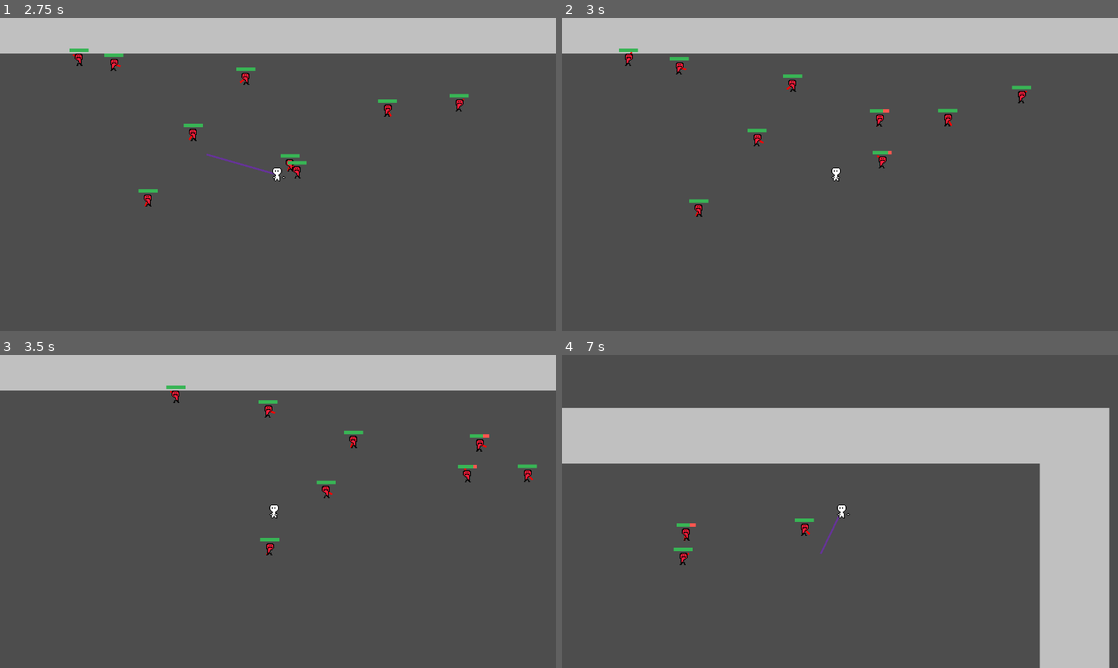
Above: before the commit, frames 1-4 (two rows, left to right).
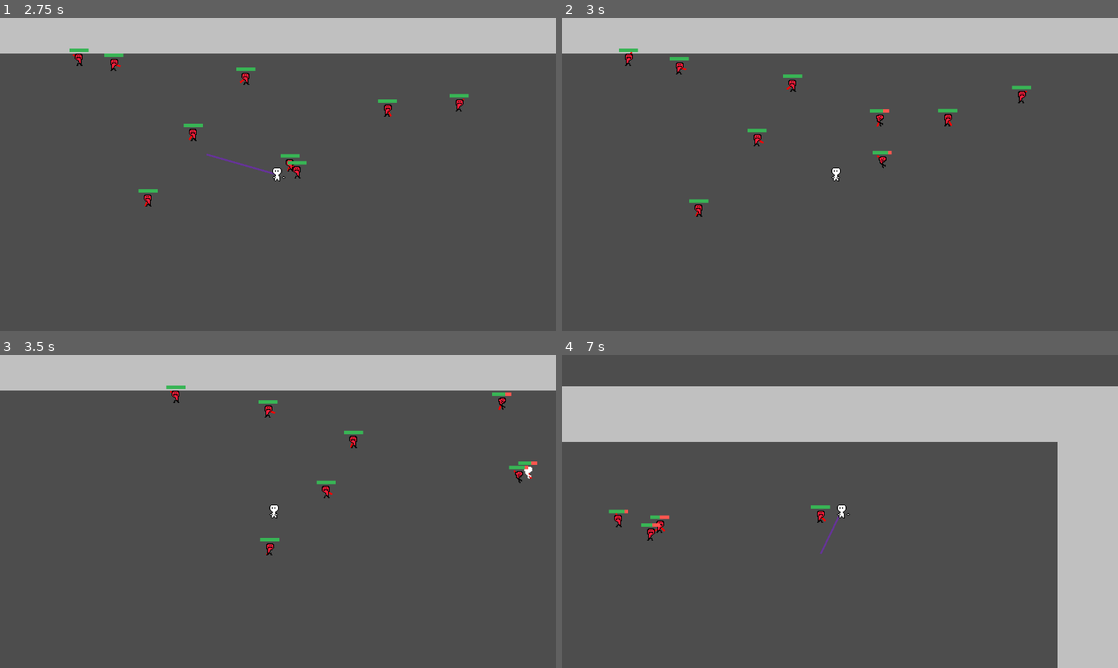
Above: after the commit, the same moments.

Repository: jelmersnippe/punching-game
Game: Godot game, scene res://main.tscn
Same seed, same stepped clock (60 frames per second), same inputs: the game is played once before the commit and once after it.
Inputs (mouse positions are in pixels of both pictures, inside the frame that each line leads up to):
- Up to frame 1 (2.75 s): tap Enter at 0.5 s; move the mouse to (250, 237) at 0.52 s; press the mouse at (250, 237) at 0.53 s; hold W (move_up) 0.53-2.03 s; move the mouse to (444, 221) at 1.27 s; release the mouse at (444, 221) at 1.28 s; click (444, 221) at 1.35 s; move the mouse to (111, 127) at 2.02 s; press the mouse at (111, 127) at 2.03 s; hold A (move_left) from 2.03 s (still down)
- Up to frame 2 (3 s): keep holding A (move_left); move the mouse to (867, 174) at 2.77 s; release the mouse at (867, 174) at 2.78 s; click (867, 174) at 2.85 s
- Up to frame 3 (3.5 s): keep holding A (move_left)
- Up to frame 4 (7 s): move the mouse to (756, 433) at 3.52 s; release A (move_left) at 3.53 s; press the mouse at (756, 433) at 3.53 s; hold S (move_down) 3.53-4.28 s; move the mouse to (962, 495) at 4.27 s; release the mouse at (962, 495) at 4.28 s; hold D (move_right) 4.28-5.03 s; click (962, 495) at 4.35 s; move the mouse to (728, 527) at 5.02 s; press the mouse at (728, 527) at 5.03 s; hold W (move_up) 5.03-5.78 s; move the mouse to (895, 442) at 5.77 s; release the mouse at (895, 442) at 5.78 s; hold D (move_right) from 5.78 s (still down); click (895, 442) at 5.85 s; move the mouse to (812, 574) at 6.52 s; press the mouse at (812, 574) at 6.53 s

Frame 1 is identical in both runs. In frame 2, less than 0.1% of the frame differs, in the area x 56-59%, y 30-48%; in frame 3, 0.4%; in frame 4, 17%, in the area x 0-100%, y 10-100%.

Commit message:
Add hitflash and hurt sprite for enemies

Diff:
--- a/enemy.gd
+++ b/enemy.gd
@@ -28,6 +28,8 @@
 
 var target: Node2D = null
 
+@onready var shader_material = $Sprite.material as ShaderMaterial
+
 func _ready():
 	current_state = State.WANDERING
 	wander_target = position
@@ -39,9 +41,9 @@
 
 func _process(delta):
 	if velocity.x > 0:
-		$Sprite2D.flip_h = false
+		$Sprite.flip_h = false
 	elif velocity.x < 0:
-		$Sprite2D.flip_h = true
+		$Sprite.flip_h = true
 
 	match current_state:
 		State.KNOCKED:
@@ -57,6 +59,9 @@
 	draw_line(Vector2(0, 0), $RayCast2D.target_position, Color.RED, 2)
 
 func _knocked_behavior(delta):
+	if current_state != State.KNOCKED:
+		return
+
 	$RayCast2D.target_position = velocity * delta * 2
 
 	if $RayCast2D.is_colliding():
@@ -67,17 +72,20 @@
 	velocity -= velocity.normalized() * knockback_recovery_speed
 
 	if velocity.distance_to(Vector2.ZERO) < 2:
+		_reset_sprite()
 		wander_target = position
 		current_state = State.WANDERING
 
 var wander_target: Vector2
 func _wander_behavior(delta):
+	if current_state != State.WANDERING:
+		return
+
 	if target != null:
 		current_state = State.FOLLOWING
 		return
 
 	if position.distance_to(wander_target) < 2:
-		print(get_name() + " picking new wander target because reached destination")
 		wander_target = position + Vector2(randf_range(-wander_range.x, wander_range.x), randf_range(-wander_range.y, wander_range.y))
 
 	var direction = (wander_target - position).normalized()
@@ -87,11 +95,13 @@
 	$RayCast2D.target_position = velocity * delta * 10
 	queue_redraw()
 	if $RayCast2D.is_colliding():
-		print(get_name() + " picking new wander target because wall in front")
 		wander_target = position + Vector2(randf_range(-wander_range.x, wander_range.x), randf_range(-wander_range.y, wander_range.y))
 
 
 func _follow_behavior():
+	if current_state != State.FOLLOWING:
+		return
+
 	if target == null:
 		current_state = State.WANDERING
 		return
@@ -114,6 +124,17 @@
 	if current_health <= 0:
 		queue_free()
 
+	shader_material.set_shader_parameter("active", true)
+	$Sprite.frame = 1
+	var hit_flash_timer = get_tree().create_timer(0.1)
+	hit_flash_timer.timeout.connect(_reset_color)
+
+func _reset_color():
+	shader_material.set_shader_parameter("active", false)
+
+func _reset_sprite():
+	$Sprite.frame = 0
+
 func _on_hitbox_area_entered(area):
 	if current_state != State.KNOCKED:
 		return
@@ -134,19 +155,23 @@
 
 
 func _on_detection_range_body_entered(body):
+	if current_state != State.WANDERING:
+		return
+
 	if not body is Player:
 		return
 
-	print(get_name() + " acquired target " + body.get_name())
 	target = body
 	current_state = State.FOLLOWING
 
 
 func _on_detection_range_body_exited(body):
+	if current_state != State.FOLLOWING:
+		return
+
 	if body != target:
 		return
 
-	print(get_name() + " lost target " + body.get_name())
 	target = null
 	wander_target = position
 	current_state = State.WANDERING
--- a/enemy.tscn
+++ b/enemy.tscn
@@ -1,10 +1,31 @@
-[gd_scene load_steps=8 format=3 uid="uid://c444r884rkxd1"]
+[gd_scene load_steps=12 format=3 uid="uid://c444r884rkxd1"]
 
 [ext_resource type="Script" path="res://enemy.gd" id="1_bfs01"]
+[ext_resource type="Shader" path="res://hit_flash.gdshader" id="2_0fgyv"]
 [ext_resource type="Texture2D" uid="uid://cwlij5qwegpty" path="res://sprites/enemy.png" id="2_w57ym"]
+[ext_resource type="Texture2D" uid="uid://7mkrlcjkgxkk" path="res://sprites/enemy_hit.png" id="4_l4i50"]
 
 [sub_resource type="RectangleShape2D" id="RectangleShape2D_dim6m"]
 size = Vector2(9, 14)
+
+[sub_resource type="ShaderMaterial" id="ShaderMaterial_h34eh"]
+resource_local_to_scene = true
+shader = ExtResource("2_0fgyv")
+shader_parameter/active = false
+
+[sub_resource type="SpriteFrames" id="SpriteFrames_hthlf"]
+animations = [{
+"frames": [{
+"duration": 1.0,
+"texture": ExtResource("2_w57ym")
+}, {
+"duration": 1.0,
+"texture": ExtResource("4_l4i50")
+}],
+"loop": true,
+"name": &"default",
+"speed": 5.0
+}]
 
 [sub_resource type="StyleBoxFlat" id="StyleBoxFlat_vdo6m"]
 bg_color = Color(1, 0.339232, 0.310417, 1)
@@ -27,8 +48,10 @@
 position = Vector2(0.5, 1)
 shape = SubResource("RectangleShape2D_dim6m")
 
-[node name="Sprite2D" type="Sprite2D" parent="."]
-texture = ExtResource("2_w57ym")
+[node name="Sprite" type="AnimatedSprite2D" parent="."]
+material = SubResource("ShaderMaterial_h34eh")
+sprite_frames = SubResource("SpriteFrames_hthlf")
+speed_scale = 0.0
 
 [node name="Healthbar" type="ProgressBar" parent="."]
 offset_left = -11.0
--- /dev/null
+++ b/hit_flash.gdshader
@@ -0,0 +1,13 @@
+shader_type canvas_item;
+
+uniform bool active = false;
+
+void fragment() {
+	vec4 previous_color = texture(TEXTURE, UV);
+	vec4 white_color = vec4(1.0, 1.0, 1.0, previous_color.a);
+	vec4 new_color = previous_color;
+	if (active == true) {
+		new_color = white_color;
+	}
+	COLOR = new_color;
+}
Binary file added: sprites/enemy_hit.png
Not shown, added: sprites/enemy_hit.png.import
